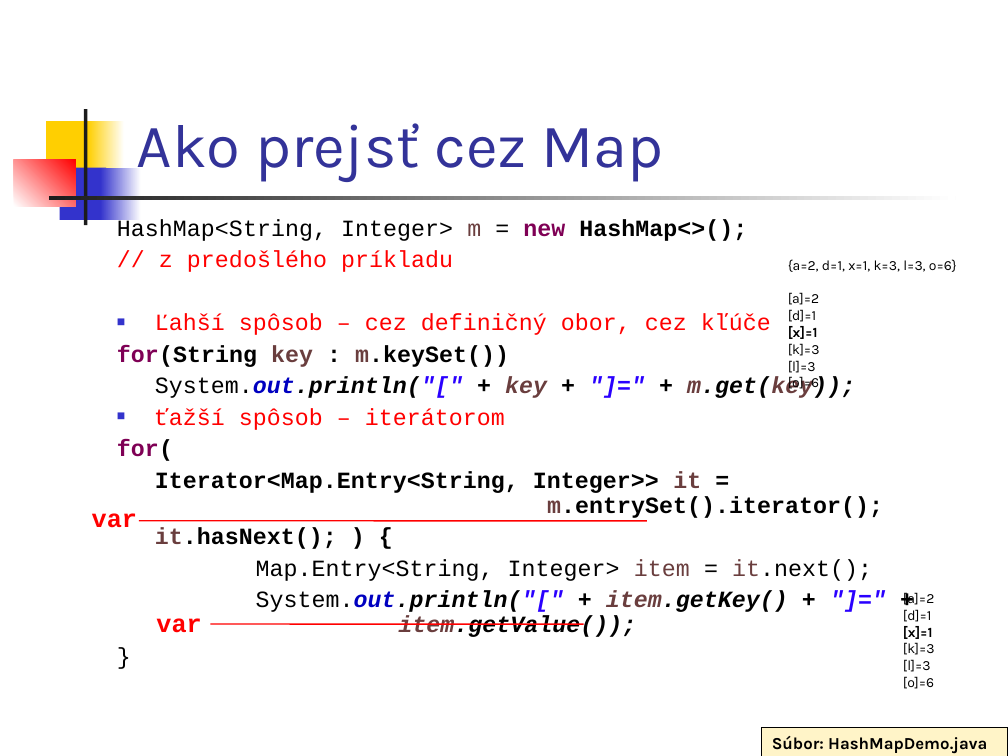
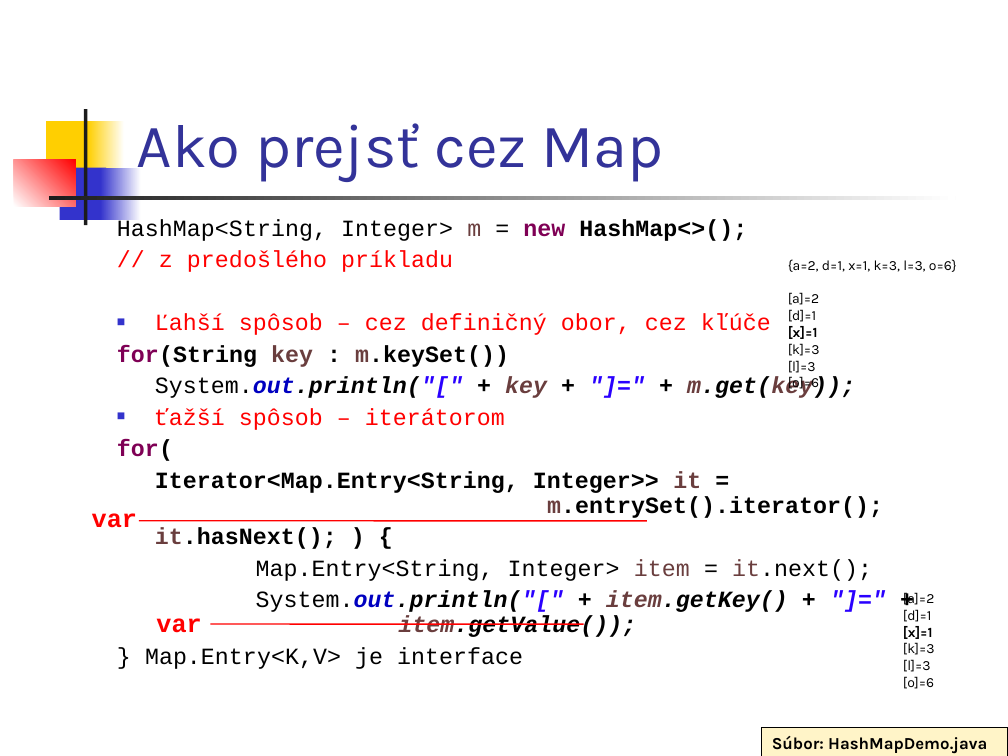
Before and after one commit to Programovanie4/Prednasky, a slide deck: slide 33 of 06/06_java.ppt. Drawn at 1008x756 pixels with LibreOffice and Linux fonts; fonts in the diff are those of the drawing. Boxes give left, top, right and bottom in pixels: in the first picture for what was removed or moved away, otherwise in the second. Text is boxed around its words. In the diff, an @@ line names an element or a change of style, - is before the commit and + after.

```diff
--- a/06/06_java.ppt
+++ b/06/06_java.ppt
@@ text at (145,647,523,669): text changed @@
-}
+} Map.Entry<K,V> je interface
```
Also in this commit, not shown: 4 other slides changed, 4 other files.
